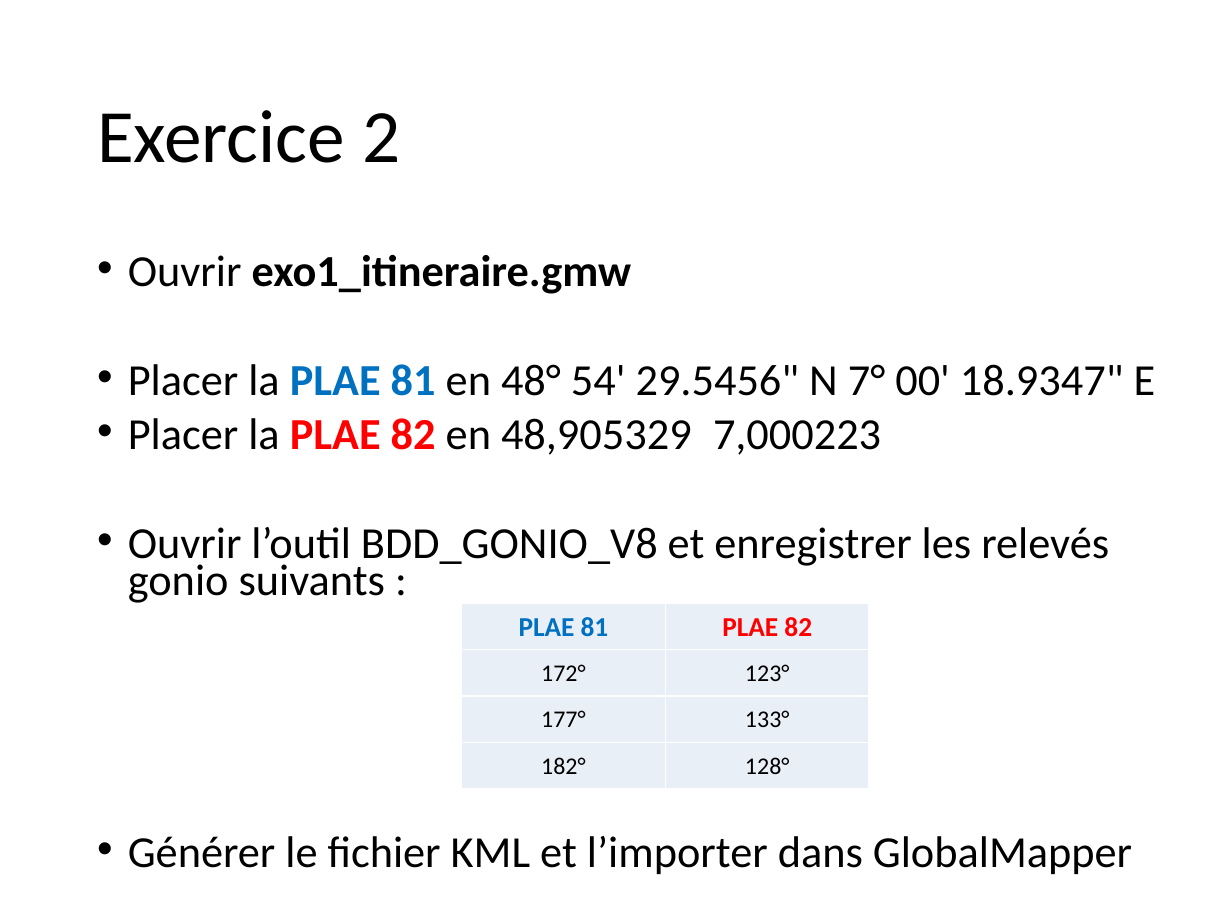
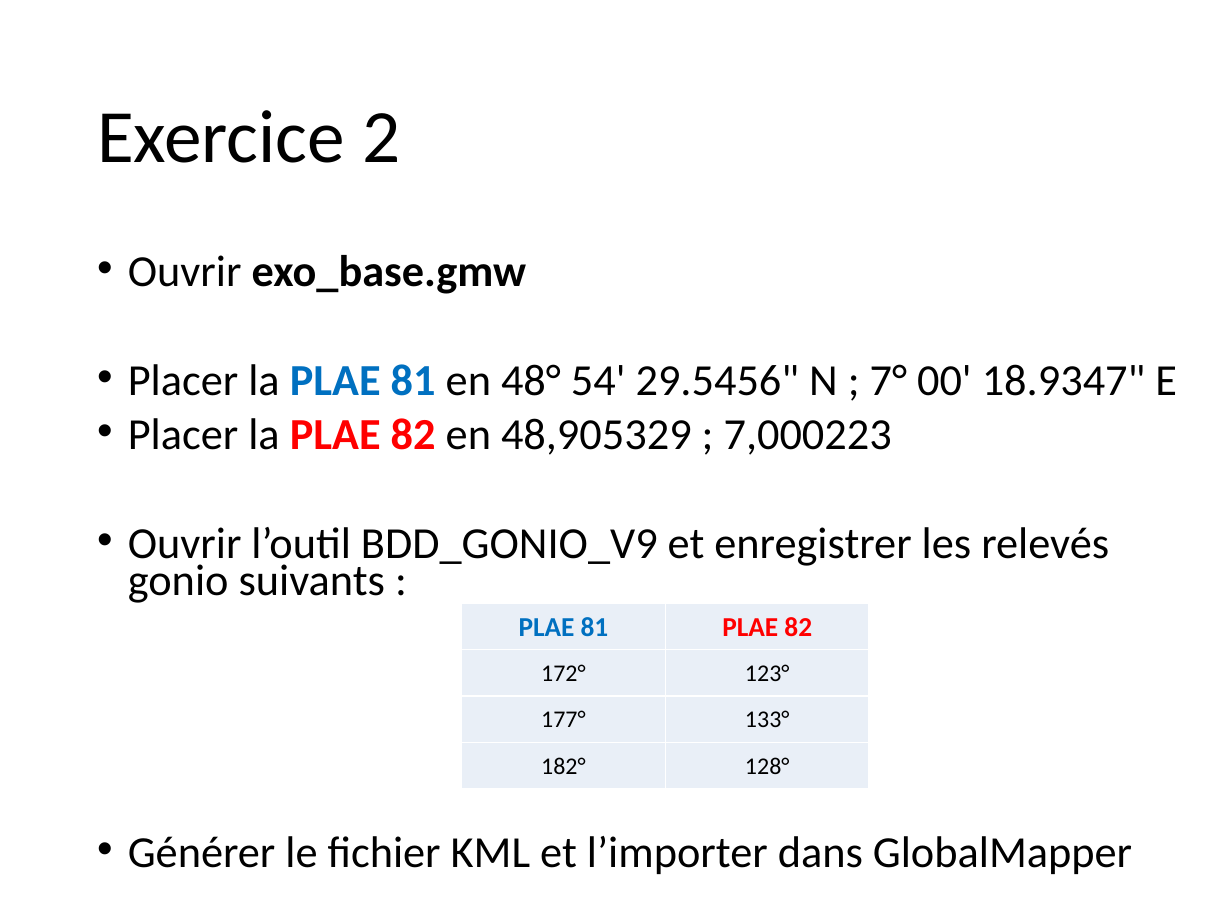
Before and after one commit to 20100dbg/OutilsGeo, a slide deck: slide 6 of cours/GM - Travaux pratiques.pptx (slide 5 before the commit). Drawn at 1232x924 pixels with LibreOffice and Linux fonts; fonts in the diff are those of the drawing; background and template pictures are left out. Boxes give left, top, right and bottom in pixels: in the first picture for what was removed or moved away, otherwise in the second. Text is boxed around its words. In the diff, an @@ line names an element or a change of style, - is before the commit and + after.

```diff
--- a/cours/GM - Travaux pratiques.pptx
+++ b/cours/GM - Travaux pratiques.pptx
@@ text at (x1=128, y1=255, x2=1177, y2=603): text changed @@
-• Ouvrir exo1_itineraire.gmw
-• Placer la PLAE 81 en 48° 54' 29.5456" N 7° 00' 18.9347" E
-• Placer la PLAE 82 en 48,905329 7,000223
-• Ouvrir l’outil BDD_GONIO_V8 et enregistrer les relevés gonio suivants :
+• Ouvrir exo_base.gmw
+• Placer la PLAE 81 en 48° 54' 29.5456" N ; 7° 00' 18.9347" E
+• Placer la PLAE 82 en 48,905329 ; 7,000223
+• Ouvrir l’outil BDD_GONIO_V9 et enregistrer les relevés gonio suivants :
```
Also in this commit, not shown: 15 other slides changed, 3 slides added, 6 slides removed, 4 other files.
